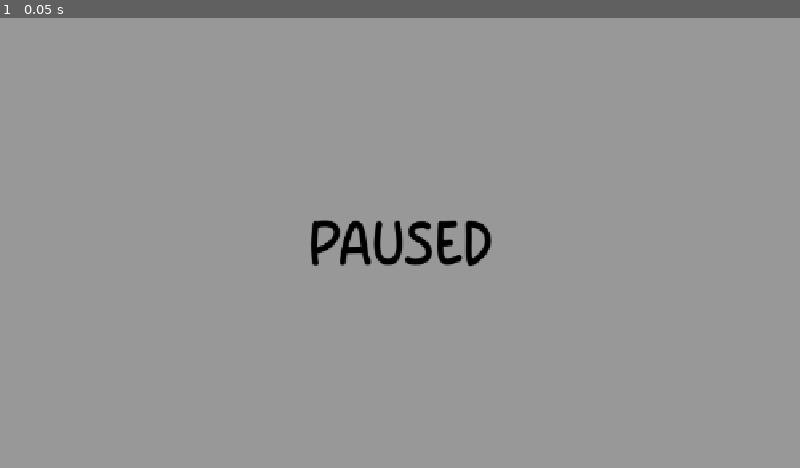
Above: before the commit, frame 1.
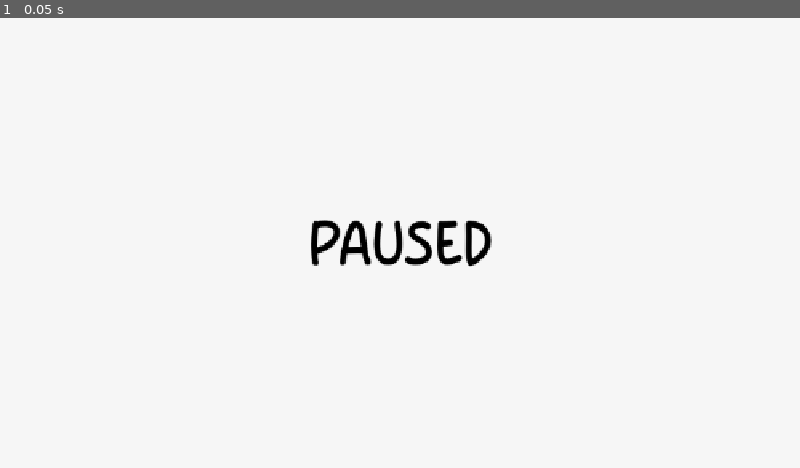
Above: after the commit, the same moment.

Repository: OzuYatamutsu/notebook-tower-defense
Game: Godot game, scene res://components/PauseScreen.tscn
The game is run twice, just before and just after one commit, with the same random seed, the same clock (stepped at 60 frames per second) and the same inputs. This scene is started directly instead of the project's main scene.
Inputs:
- Up to frame 1 (0.05 s): no input

The runs differ from the first frame. In frame 1, 99% of the frame differs, in the area x 0-100%, y 0-100%.

Commit message:
Fix pause screen

Diff:
--- a/components/PauseScreen.tscn
+++ b/components/PauseScreen.tscn
@@ -4,8 +4,7 @@
 
 [node name="PauseScreen" type="Control"]
 process_mode = 3
-z_index = -100
-z_as_relative = false
+z_index = 100
 layout_mode = 3
 anchors_preset = 15
 anchor_right = 1.0
@@ -20,7 +19,7 @@
 anchor_bottom = 1.0
 grow_horizontal = 2
 grow_vertical = 2
-color = Color(0.57, 0.57, 0.57, 0.941176)
+color = Color(0.96, 0.96, 0.96, 0.941176)
 
 [node name="Label" type="Label" parent="."]
 layout_mode = 1
--- a/components/game_state.gd
+++ b/components/game_state.gd
@@ -98,12 +98,12 @@
 
 func resume_game() -> void:
     PAUSE_SCREEN.visible = false
-    remove_child(PAUSE_SCREEN)
+    CURRENT_LEVEL.get_node("UI").remove_child(PAUSE_SCREEN)
     get_tree().paused = false
 
 func pause_game() -> void:
     PAUSE_SCREEN.visible = true
-    add_child(PAUSE_SCREEN)
+    CURRENT_LEVEL.get_node("UI").add_child(PAUSE_SCREEN)
     get_tree().paused = true
 
 func restart_game() -> void:
